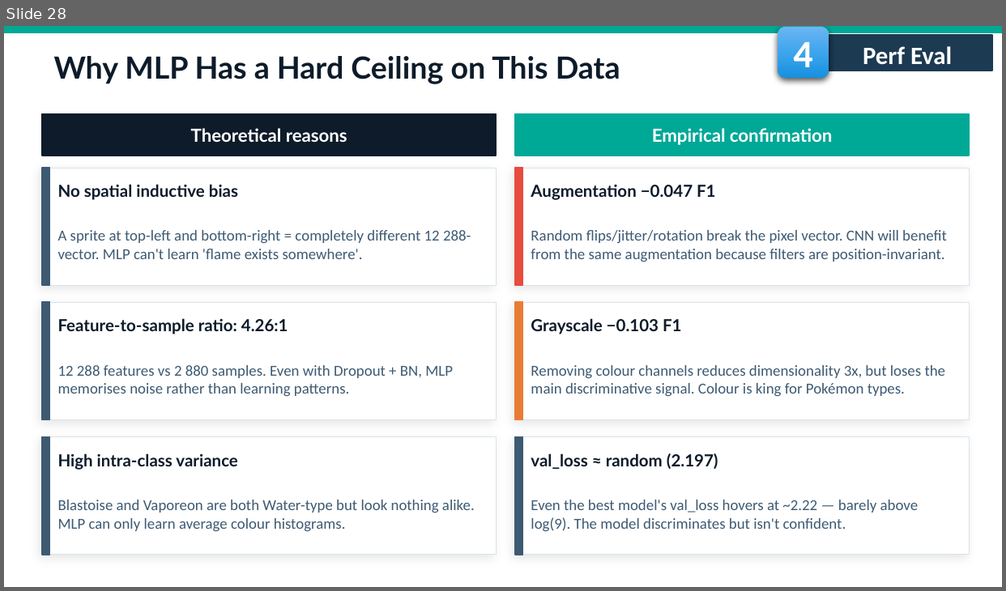
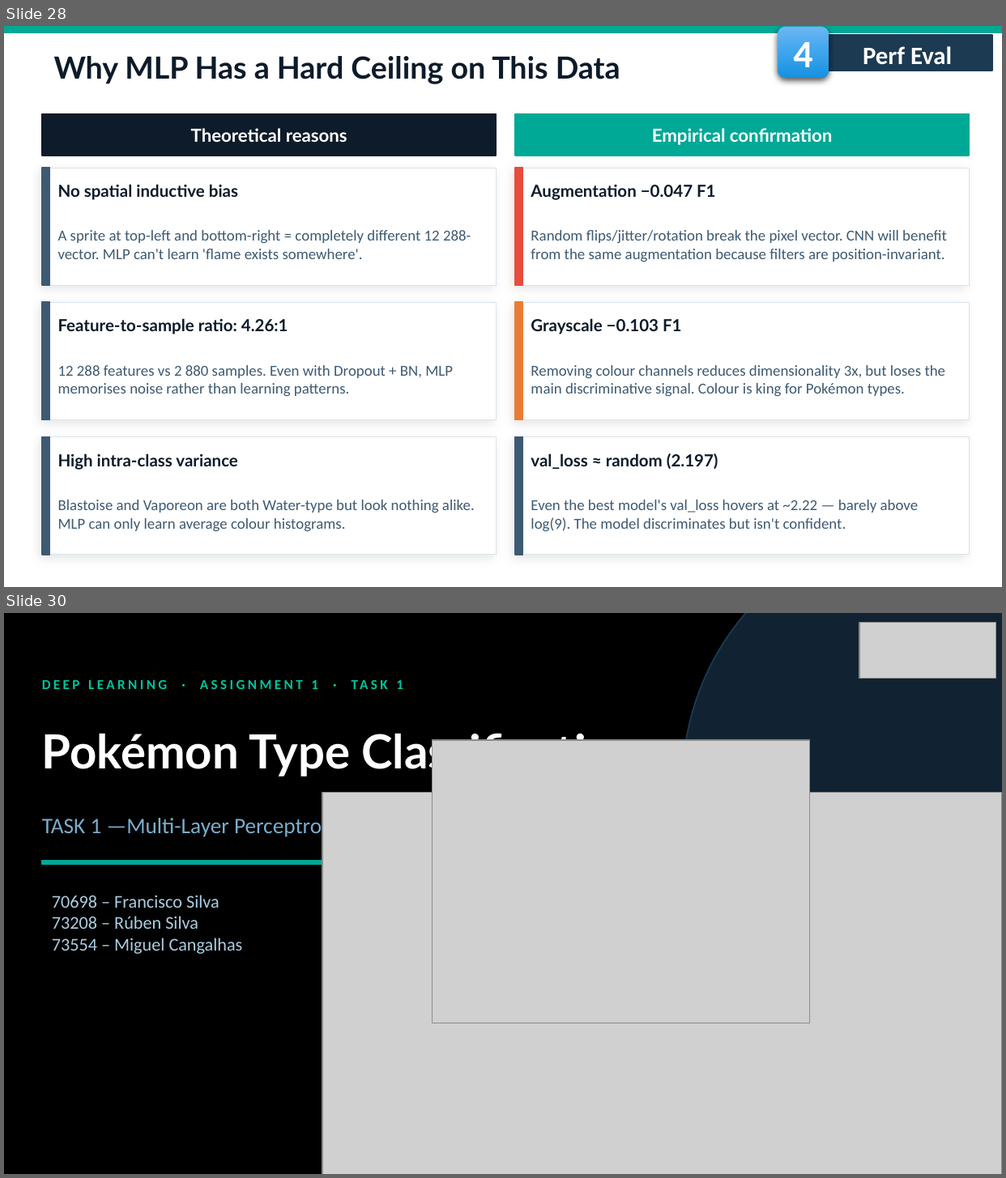
Before and after one commit to fmssilva/DL_Proj, a slide deck: assignment_1/task1/Task1_report.pptx. Shown one above the other, each under a label of ours: slide 28 before the commit, slides 28 and 30 after it; the slides between them are not shown. The pictures are 1006x591 and 1006x1178 pixels, drawn with LibreOffice and Linux fonts; fonts in the diff are those of the drawing; grey boxes stand for pictures; background and template pictures are left out. Boxes give left, top, right and bottom in pixels: in the first picture for what was removed or moved away, otherwise in the second. Text is boxed around its words. In the diff, an @@ line names an element or a change of style, - is before the commit and + after.

```diff
--- a/assignment_1/task1/Task1_report.pptx
+++ b/assignment_1/task1/Task1_report.pptx
@@ slide 30 added at (4,613,1002,1174), background #000000 @@
@@ ellipse added at (683,613,1002,1042), fill #1C3A52 at 62% opacity, outline #1C3A52 1 pt @@
@@ picture added at (859,622,996,678) @@
@@ text added at (42,680,318,833), 10 pt, text #02C39A, bold @@
+DEEP LEARNING · ASSIGNMENT 1 · TASK 1
@@ text added at (107,680,403,838), 16 pt, text #7AADCC @@
+TASK 1 —Multi-Layer Perceptron
@@ text added at (42,728,640,777), 34 pt, text #FFFFFF, bold @@
+Pokémon Type Classification
@@ picture added at (432,739,809,1023) @@
@@ picture added at (322,793,1002,1174) @@
@@ rectangle added at (42,861,421,864), fill #00A896, outline #00A896 1 pt @@
@@ ellipse added at (803,872,1002,1172), fill #00A896 at 45% opacity, outline #00A896 1 pt @@
@@ text added at (52,895,243,954), 13 pt, text #AACDE0 @@
+70698 – Francisco Silva
+73208 – Rúben Silva
+73554 – Miguel Cangalhas
```
Also in this commit, not shown: 20 slides changed, 2 other files.
